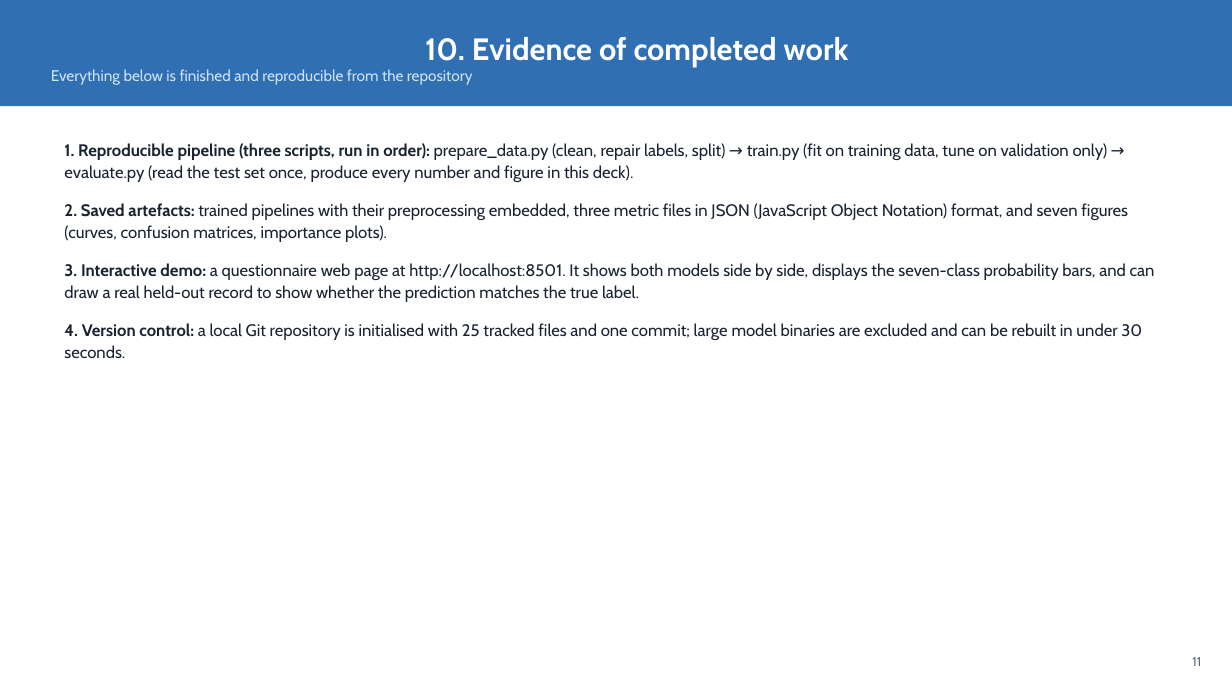
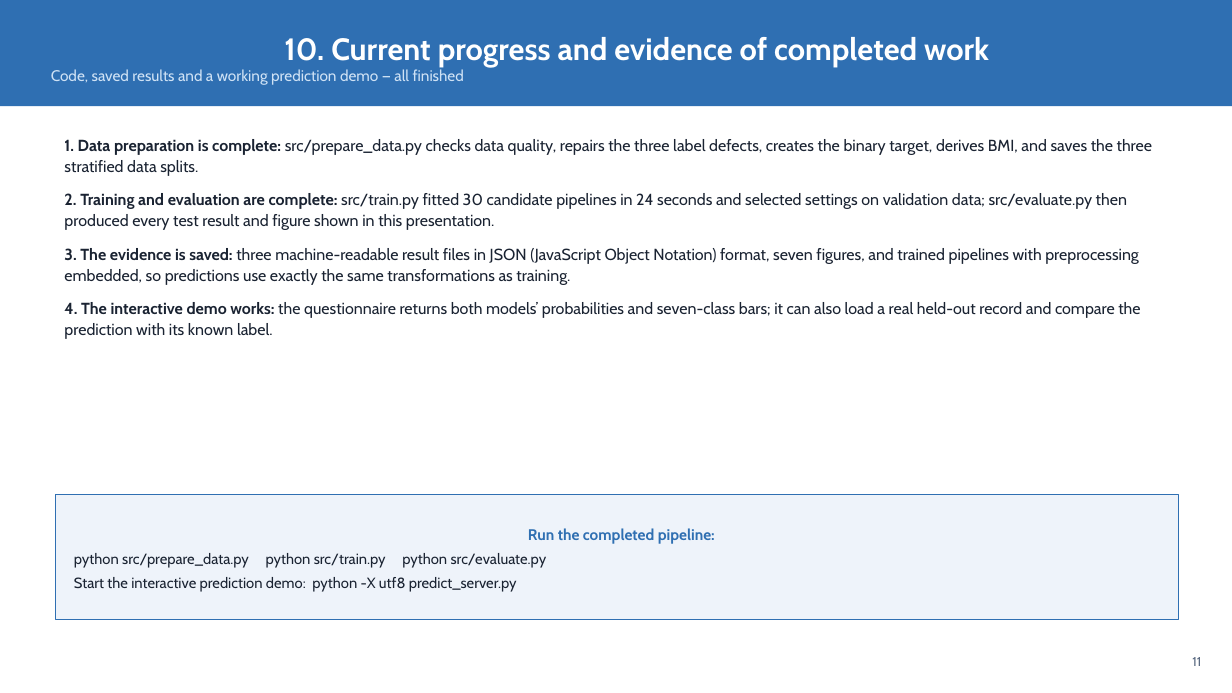
Before and after one commit to yhtt615/obesity-screening, a slide deck: slide 11 of outputs/Second_Progress_Report.pptx. Drawn at 1232x693 pixels with LibreOffice and Linux fonts; fonts in the diff are those of the drawing. Boxes give left, top, right and bottom in pixels: in the first picture for what was removed or moved away, otherwise in the second. Text is boxed around its words. In the diff, an @@ line names an element or a change of style, - is before the commit and + after.

Commit message:
Add third progress report: cross-validation, fairness, calibration and SHAP analysis

```diff
--- a/outputs/Second_Progress_Report.pptx
+++ b/outputs/Second_Progress_Report.pptx
@@ text in rectangle at bbox=[51, 37, 989, 85]: text changed @@
-10. Evidence of completed work
-Everything below is finished and reproducible from the repository
+10. Current progress and evidence of completed work
+Code, saved results and a working prediction demo — all finished
@@ text at bbox=[64, 139, 1152, 339]: text changed; size 13 to 12.5 pt @@
-1. Reproducible pipeline (three scripts, run in order): prepare_data.py (clean, repair labels, split) → train.py (fit on training data, tune on validation only) → evaluate.py (read the test set once, produce every number and figure in this deck).
-2. Saved artefacts: trained pipelines with their preprocessing embedded, three metric files in JSON (JavaScript Object Notation) format, and seven figures (curves, confusion matrices, importance plots).
-3. Interactive demo: a questionnaire web page at http://localhost:8501. It shows both models side by side, displays the seven-class probability bars, and can draw a real held-out record to show whether the prediction matches the true label.
-4. Version control: a local Git repository is initialised with 25 tracked files and one commit; large model binaries are excluded and can be rebuilt in under 30 seconds.
+1. Data preparation is complete: src/prepare_data.py checks data quality, repairs the three label defects, creates the binary target, derives BMI, and saves the three stratified data splits.
+2. Training and evaluation are complete: src/train.py fitted 30 candidate pipelines in 24 seconds and selected settings on validation data; src/evaluate.py then produced every test result and figure shown in this presentation.
+3. The evidence is saved: three machine-readable result files in JSON (JavaScript Object Notation) format, seven figures, and trained pipelines with preprocessing embedded, so predictions use exactly the same transformations as training.
+4. The interactive demo works: the questionnaire returns both models’ probabilities and seven-class bars; it can also load a real held-out record and compare the prediction with its known label.
@@ rectangle added at bbox=[55, 494, 1178, 619], fill #EEF3FA, outline #2F6FB2 0.75 pt, 11.5 pt, text #1A2332 @@
+Run the completed pipeline:
+python src/prepare_data.py python src/train.py python src/evaluate.py
+Start the interactive prediction demo: python -X utf8 predict_server.py
```
Also in this commit, not shown: 4 other slides changed, 19 other files.
